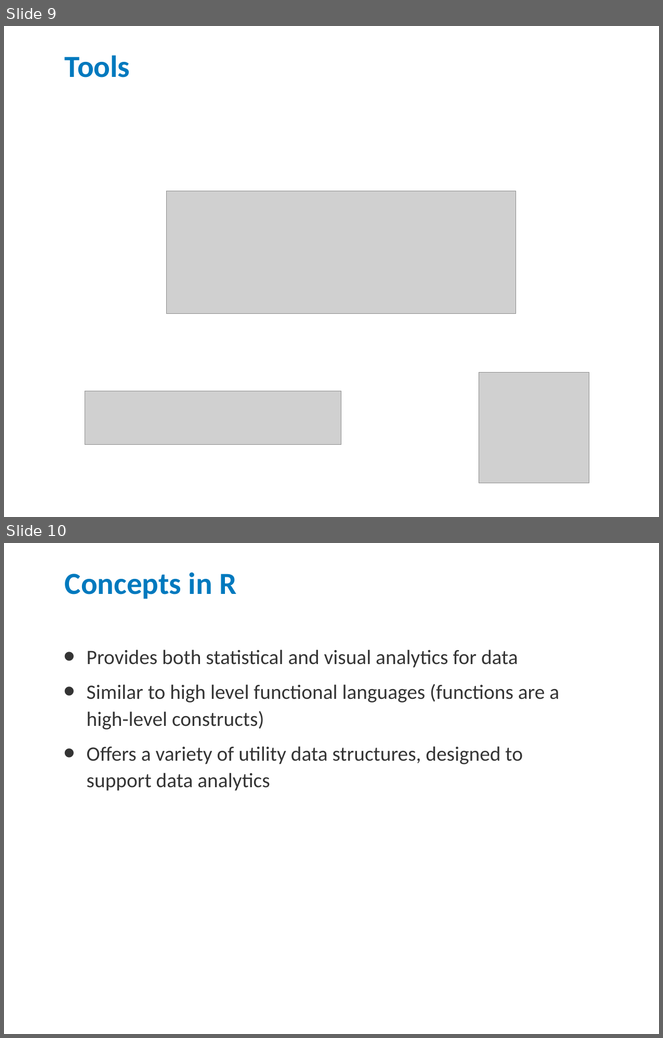
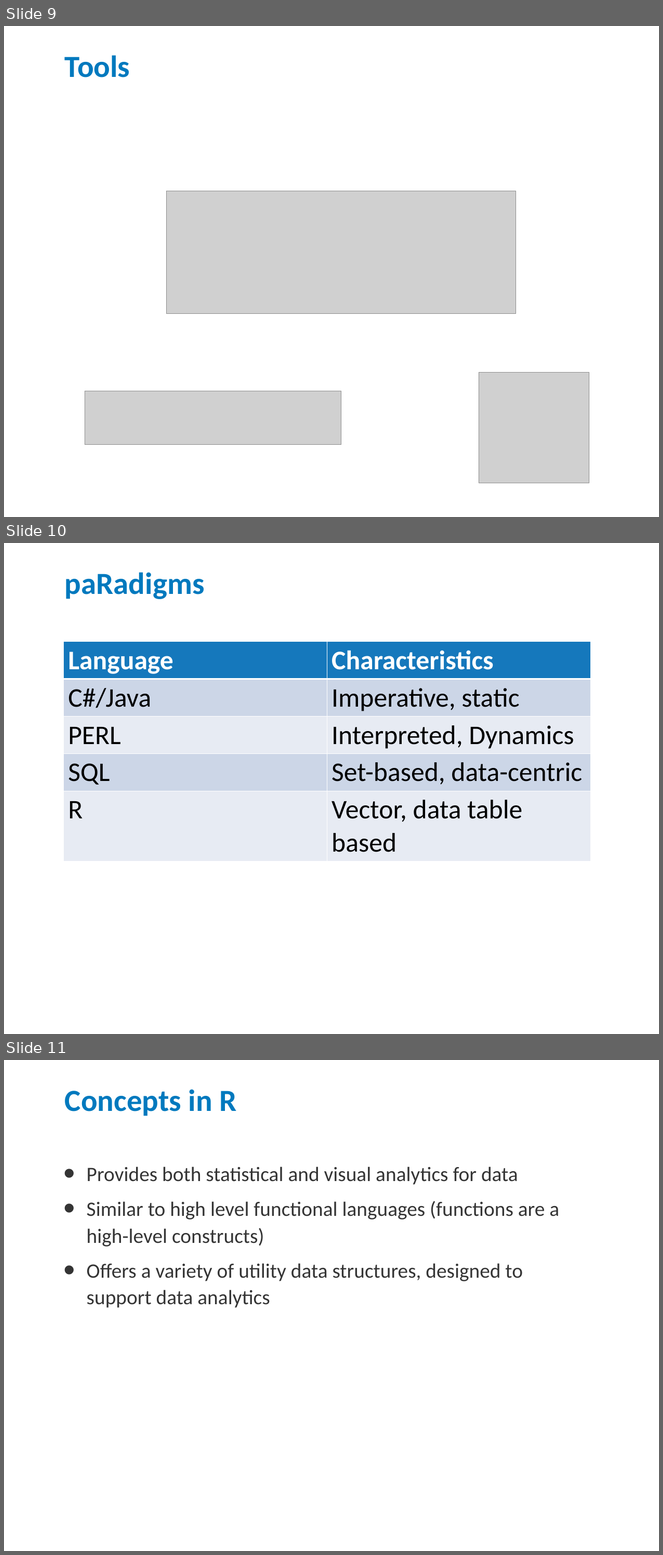
Before and after one commit to jdages/rDemo, a slide deck: R Demo.pptx. Shown one above the other, each under a label of ours: slides 9 and 10 before the commit, slides 9, 10 and 11 after it. The pictures are 663x1038 and 663x1555 pixels, drawn with LibreOffice and Linux fonts; fonts in the diff are those of the drawing; grey boxes stand for pictures. Boxes give left, top, right and bottom in pixels: in the first picture for what was removed or moved away, otherwise in the second. Text is boxed around its words. In the diff, an @@ line names an element or a change of style, - is before the commit and + after.

```diff
--- a/R Demo.pptx
+++ b/R Demo.pptx
@@ slide 10 added at box(4, 543, 659, 1034), background #FFFFFF @@
@@ title added at box(65, 572, 205, 599), 48 pt, text #0079BE, bold @@
+paRadigms
@@ table added at box(63, 642, 591, 854), 5 rows, 2 columns @@
+Language | Characteristics
+C#/Java | Imperative, static
+PERL | Interpreted, Dynamics
+SQL | Set-based, data-centric
+R | Vector, data table based
@@ what was slide 10 is now slide 11 @@
```
Also in this commit, not shown: 6 slides changed, 8 other slides added, 3 slides removed, 1 other file.
